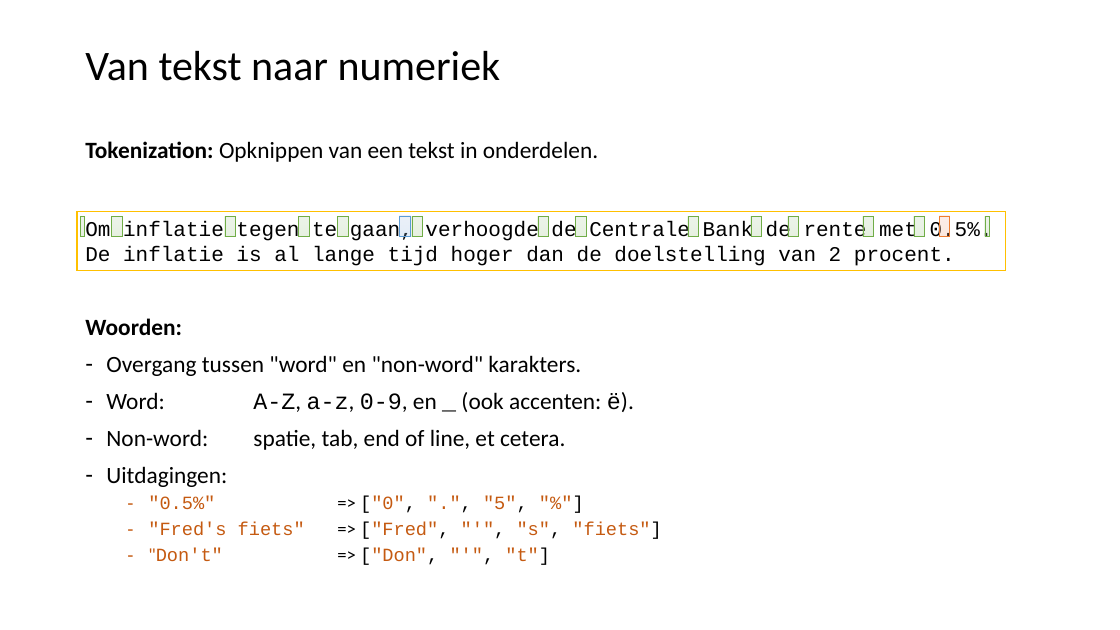
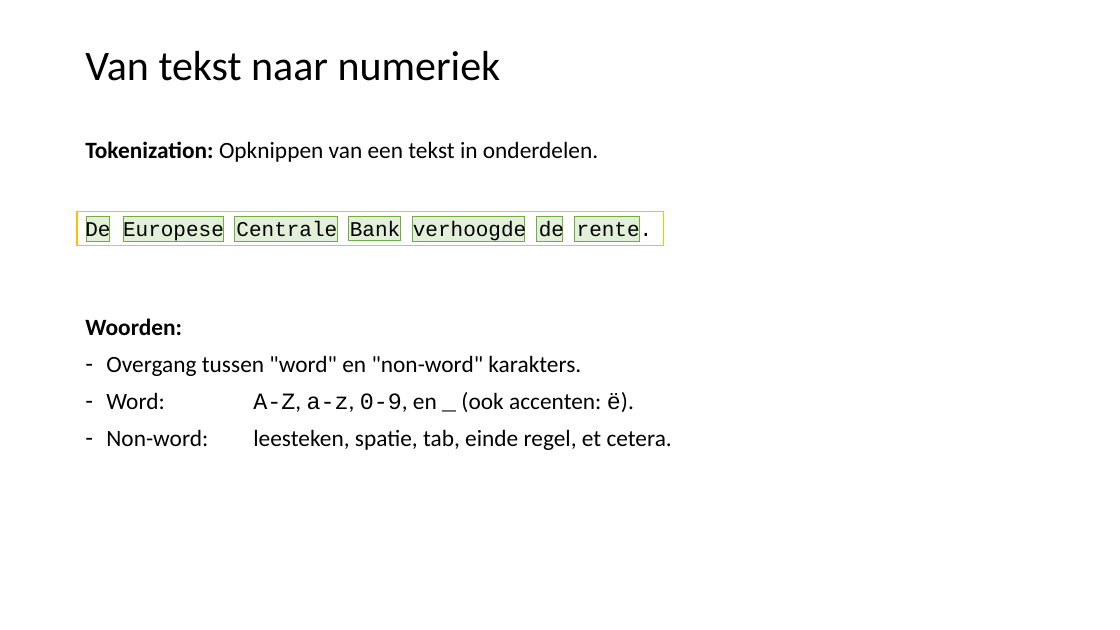
Before and after one commit to LFKoning/knowledge-sharing, a slide deck: slide 7 of python_course/5_nlp/python_cursus_5.pptx (slide 12 before the commit). Drawn at 1120x630 pixels with LibreOffice and Linux fonts; fonts in the diff are those of the drawing. Boxes give left, top, right and bottom in pixels: in the first picture for what was removed or moved away, otherwise in the second. Text is boxed around its words. In the diff, an @@ line names an element or a change of style, - is before the commit and + after.

```diff
--- a/python_course/5_nlp/python_cursus_5.pptx
+++ b/python_course/5_nlp/python_cursus_5.pptx
@@ rectangle "De Europese Centrale Bank verhoogde ...": place and size @@
-rectangle "De Europese Centrale Bank verhoogde ..." at bbox=[77, 212, 1007, 271]
+rectangle "De Europese Centrale Bank verhoogde ..." at bbox=[77, 212, 665, 245]
@@ rectangle "De Europese Centrale Bank verhoogde ..." at bbox=[77, 212, 665, 245]: fill #FFFFFF to none @@
@@ text in rectangle at bbox=[85, 221, 653, 242]: text changed @@
-Om inflatie tegen te gaan, verhoogde de Centrale Bank de rente met 0.5%.
-De inflatie is al lange tijd hoger dan de doelstelling van 2 procent.
+De Europese Centrale Bank verhoogde de rente.
@@ rectangle: place and size @@
-rectangle at bbox=[112, 216, 123, 236]
+rectangle at bbox=[87, 216, 109, 241]
@@ rectangle added at bbox=[123, 216, 223, 241], fill #E2F0D9, outline #70AD47 0.5 pt @@
@@ rectangle added at bbox=[234, 216, 338, 241], fill #E2F0D9, outline #70AD47 0.5 pt @@
@@ rectangle: place and size @@
-rectangle at bbox=[400, 216, 411, 236]
+rectangle at bbox=[349, 216, 400, 241]
@@ rectangle at bbox=[349, 216, 400, 241]: fill gradient #B1CBE9 to #A3C1E5 to #93B9E4 to #E2F0D9; outline #5B9BD5 0.5 pt to #70AD47 0.5 pt @@
@@ rectangle added at bbox=[413, 216, 525, 241], fill #E2F0D9, outline #70AD47 0.5 pt @@
@@ rectangle: place and size @@
-rectangle at bbox=[538, 216, 549, 236]
+rectangle at bbox=[536, 216, 561, 241]
@@ fill gradient #B5D5A7 to #AACE9A to #9CC987 to #E2F0D9 in 3 elements at bbox=[536, 216, 561, 241], bbox=[87, 216, 109, 241], bbox=[574, 216, 639, 241] @@
@@ rectangle: place and size @@
-rectangle at bbox=[576, 216, 586, 236]
+rectangle at bbox=[574, 216, 639, 241]
@@ rectangle removed at bbox=[939, 216, 949, 236] @@
@@ group removed at bbox=[81, 216, 990, 236]: 11 rectangles @@
@@ text at bbox=[106, 429, 672, 450]: text changed; size 16 to 20 pt; font Courier New to Calibri @@
-– Non-word: spatie, tab, end of line, et cetera.
-– Uitdagingen:
-  – "0.5%" => ["0", ".", "5", "%"]
-  – "Fred's fiets" => ["Fred", "'", "s", "fiets"]
-  – "Don't" => ["Don", "'", "t"]
+– Non-word: leesteken, spatie, tab, einde regel, et cetera.
```
Also in this commit, not shown: 37 other slides changed, 12 slides added, 11 slides removed, 10 other files.
